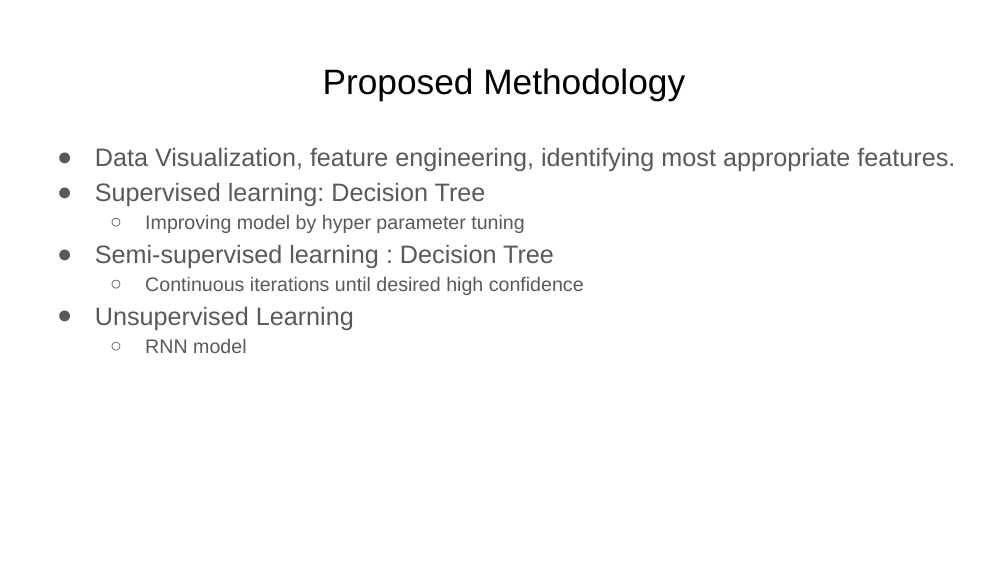
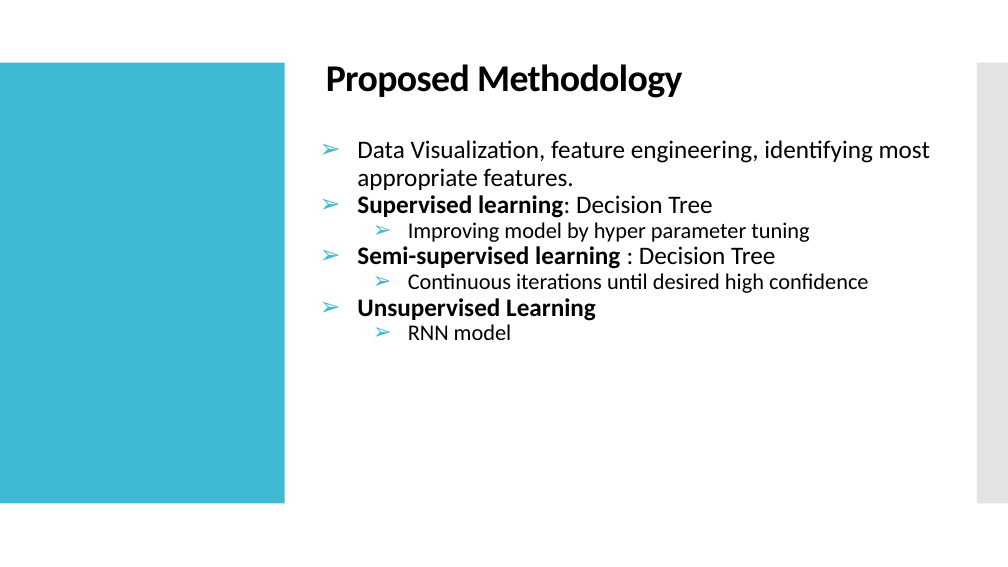
Before and after one commit to darshak-k/RainSenseAI-Project, a slide deck: slide 4 of Documentation/AI PPT.pptx. Drawn at 1008x567 pixels with LibreOffice and Linux fonts; fonts in the diff are those of the drawing. Boxes give left, top, right and bottom in pixels: in the first picture for what was removed or moved away, otherwise in the second. Text is boxed around its words. In the diff, an @@ line names an element or a change of style, - is before the commit and + after.

```diff
--- a/Documentation/AI PPT.pptx
+++ b/Documentation/AI PPT.pptx
@@ title "Proposed Methodology" at [326, 64, 682, 98]: size 25.2 to 27 pt, font Arial to Calibri, letter spacing 0 to -0.5 pt, bold on; line spacing 1 to 0.9 @@
@@ rectangle added at [0, 62, 284, 503], fill #40BAD2 @@
@@ rectangle added at [977, 62, 1008, 503], fill #C8C8C8 at 50% opacity @@
@@ text "Data Visualization, feature engineering, identifying ...": place and size @@
-text "Data Visualization, feature engineering, identifying ..." at [95, 147, 955, 353]
+text "Data Visualization, feature engineering, identifying ..." at [357, 140, 930, 340]
@@ text "Data Visualization, feature engineering, identifying ..." at [357, 140, 930, 340]: font Arial to Calibri, text colour #595959 to #000000; bold on in "Supervised learning:", "Semi-supervised learning", "Unsupervised Learning"; size 14 to 16 pt in "Improving model by hyper parameter tuning", "Continuous iterations until desired high confidence", "RNN model"; bullet ● to ➢; line spacing 1.15 to 0.9; bullet colour #595959 to #40BAD2; bullet ○ to ➢ @@
```
Also in this commit, not shown: 9 other slides changed, 1 slide added, 1 slide removed.
